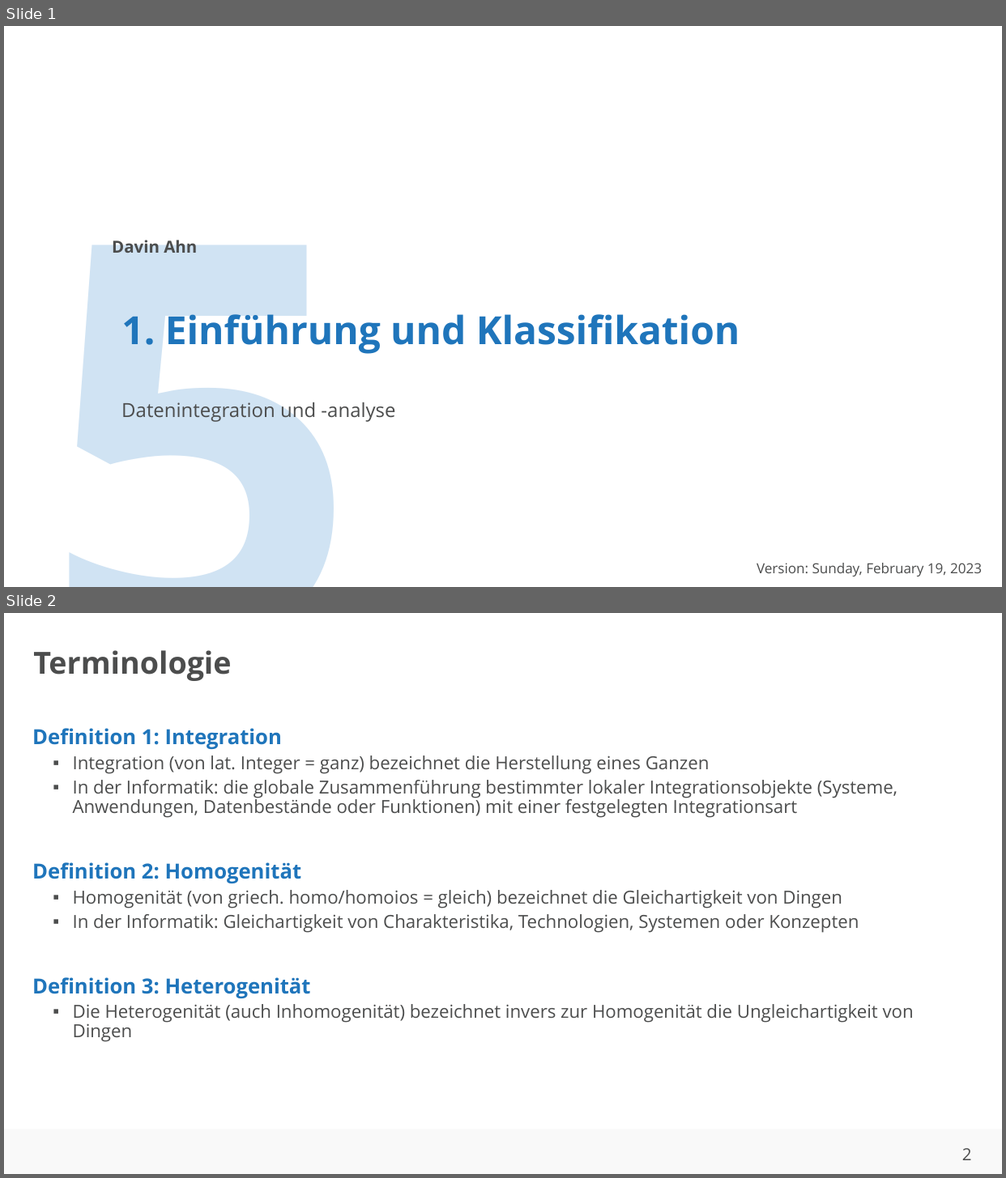
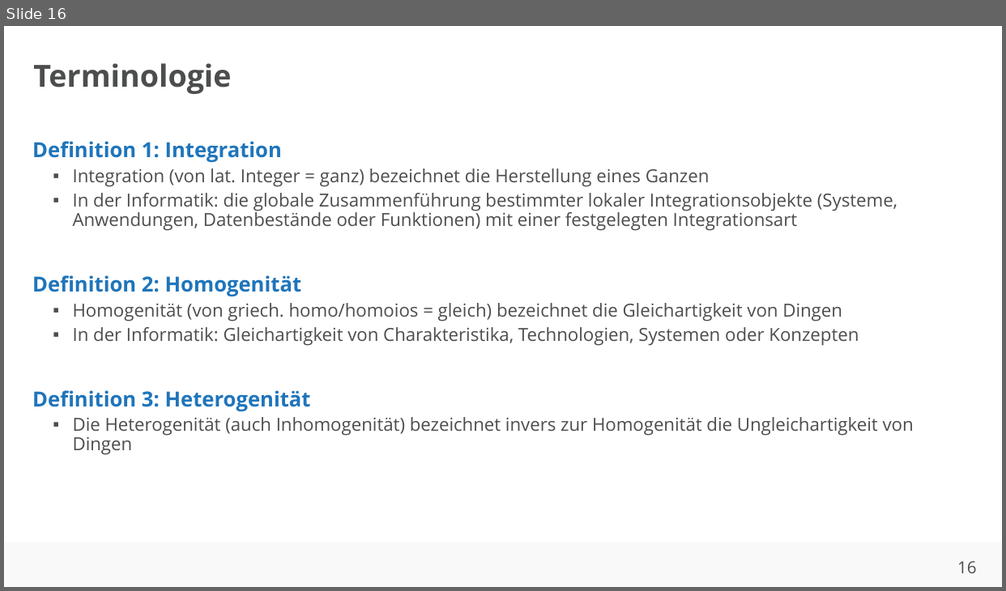
Before and after one commit to ahndavin/Abschlussarbeit_Bachelor, a slide deck: Kolloquium/Kolloquium.pptx. Shown one above the other, each under a label of ours: slides 1 and 2 before the commit, slide 16 after it. The pictures are 1006x1178 and 1006x591 pixels, drawn with LibreOffice and Linux fonts; fonts in the diff are those of the drawing; background and template pictures are left out. Boxes give left, top, right and bottom in pixels: in the first picture for what was removed or moved away, otherwise in the second. Text is boxed around its words. In the diff, an @@ line names an element or a change of style, - is before the commit and + after.

```diff
--- a/Kolloquium/Kolloquium.pptx
+++ b/Kolloquium/Kolloquium.pptx
@@ slide 1 removed at bbox=[4, 26, 1002, 587], background #FFFFFF @@
@@ text removed at bbox=[43, 87, 814, 587] @@
-5
@@ text removed at bbox=[112, 237, 197, 253] @@
-Davin Ahn
@@ title removed at bbox=[121, 309, 740, 354] @@
-1. Einführung und Klassifikation
@@ subtitle removed at bbox=[121, 399, 395, 423] @@
-Datenintegration und -analyse
@@ rectangle removed at bbox=[4, 543, 1002, 587] @@
@@ text removed at bbox=[756, 563, 982, 577] @@
-Version: Sunday, February 19, 2023
@@ what was slide 2 is now slide 16 @@
@@ page number at bbox=[957, 561, 976, 574]: text changed @@
-2
+16
```
Also in this commit, not shown: 15 slides added, 3 other files.
